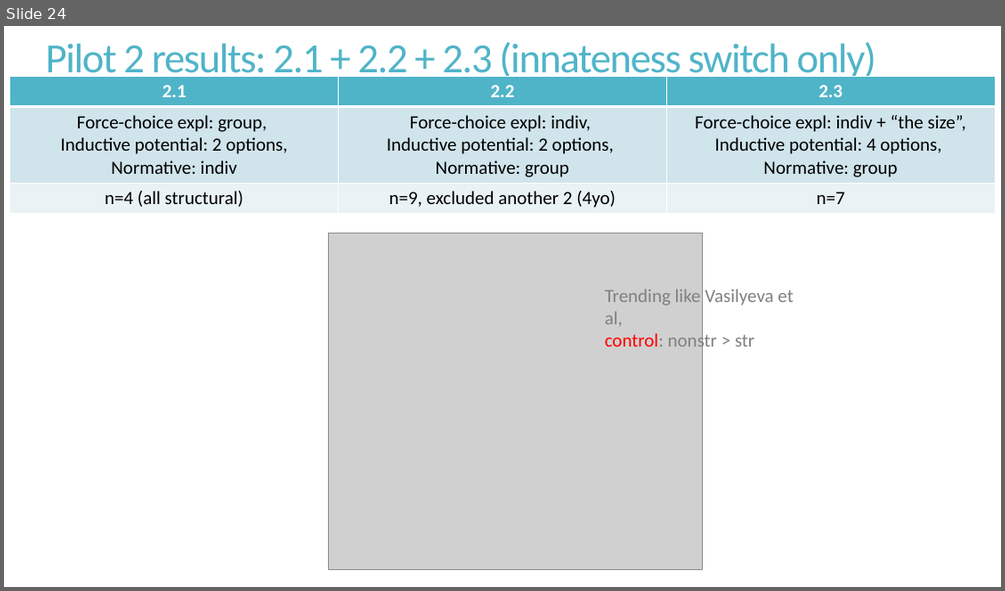
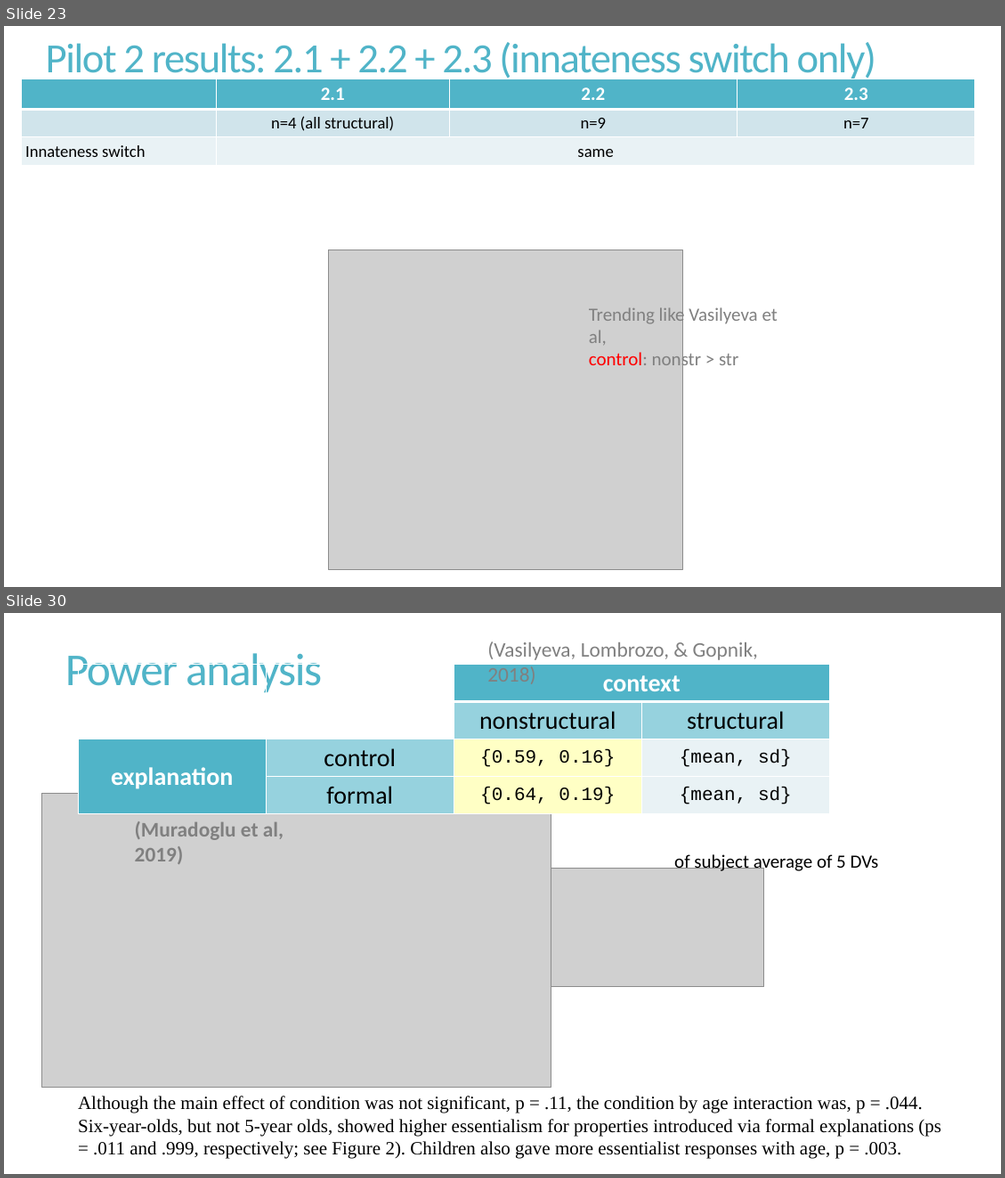
Before and after one commit to mariannazhang/structuralblocking, a slide deck: manuscript/FYP_pilot_2_3.24.19.pptx. Shown one above the other, each under a label of ours: slide 24 before the commit, slides 23 and 30 after it; the slides between them are not shown. The pictures are 1005x591 and 1005x1178 pixels, drawn with LibreOffice and Linux fonts; fonts in the diff are those of the drawing; grey boxes stand for pictures. Boxes give left, top, right and bottom in pixels: in the first picture for what was removed or moved away, otherwise in the second. Text is boxed around its words. In the diff, an @@ line names an element or a change of style, - is before the commit and + after.

Commit message:
analysis for pilot 2.1-2.3, power analysis for final data collection

```diff
--- a/manuscript/FYP_pilot_2_3.24.19.pptx
+++ b/manuscript/FYP_pilot_2_3.24.19.pptx
@@ slide 30 added at <box>4,613,1001,1174</box>, background #FFFFFF @@
@@ title added at <box>65,653,322,693</box>, 44 pt, text #50B4C8 @@
+Power analysis
@@ table added at <box>78,664,829,813</box>, 4 rows, 4 columns @@
+ |  | context | 
+ |  | nonstructural | structural
+explanation | control | {0.59, 0.16} | {mean, sd}
+ | formal | {0.64, 0.19} | {mean, sd}
@@ text added at <box>487,641,758,684</box>, 20 pt, text #808080 @@
+(Vasilyeva, Lombrozo, & Gopnik, 2018)
@@ picture added at <box>42,793,551,1087</box> @@
@@ text added at <box>135,821,283,864</box>, 20 pt, text #808080, bold @@
+(Muradoglu et al, 2019)
@@ text added at <box>674,852,879,873</box>, 18 pt, text #000000 @@
+of subject average of 5 DVs
@@ picture added at <box>551,868,764,987</box> @@
@@ text added at <box>78,1095,941,1159</box>, 18 pt, text #000000 @@
+Although the main effect of condition was not significant, p = .11, the condition by age interaction was, p = .044. Six-year-olds, but not 5-year olds, showed higher essentialism for properties introduced via formal explanations (ps = .011 and .999, respectively; see Figure 2). Children also gave more essentialist responses with age, p = .003.
@@ what was slide 24 is now slide 23 @@
@@ slide 23 changed as well @@
@@ table at <box>21,79,975,166</box> @@
-column 1: 2.1 | Force-choice expl: group, Inductive potential: 2 options, Normative: indiv | n=4 (all structural)
-column 2: 2.2 | Force-choice expl: indiv, Inductive potential: 2 options, Normative: group | n=9, excluded another 2 (4yo)
-column 3: 2.3 | Force-choice expl: indiv + “the size”, Inductive potential: 4 options, Normative: group | n=7
+column 1:  |  | Innateness switch
+column 2: 2.1 | n=4 (all structural) | same
+column 3: 2.2 | n=9 | 
+column 4: 2.3 | n=7 | 
@@ table: place and size @@
-table at <box>10,77,995,212</box>
+table at <box>21,79,975,166</box>
@@ picture: place and size @@
-picture at <box>328,232,702,569</box>
+picture at <box>328,250,682,569</box>
@@ text "Trending like Vasilyeva et al, ...": place and size @@
-text "Trending like Vasilyeva et al, ..." at <box>605,289,793,353</box>
+text "Trending like Vasilyeva et al, ..." at <box>589,305,777,371</box>
```
Also in this commit, not shown: 10 other slides changed, 11 other slides added, 2 slides removed, 30 other files.
